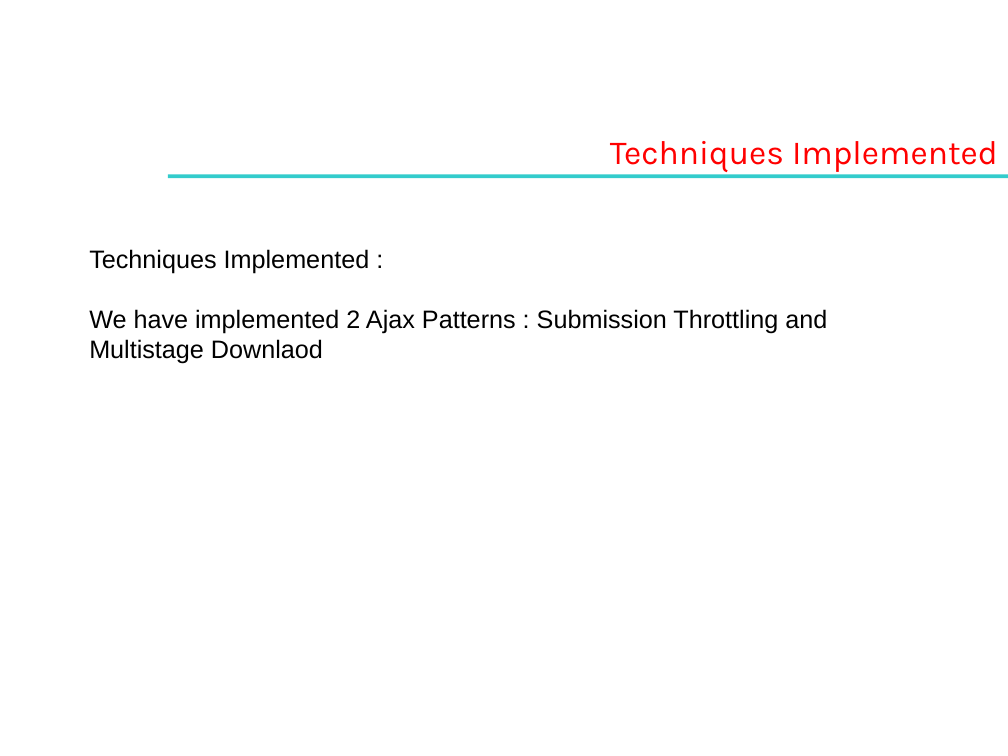
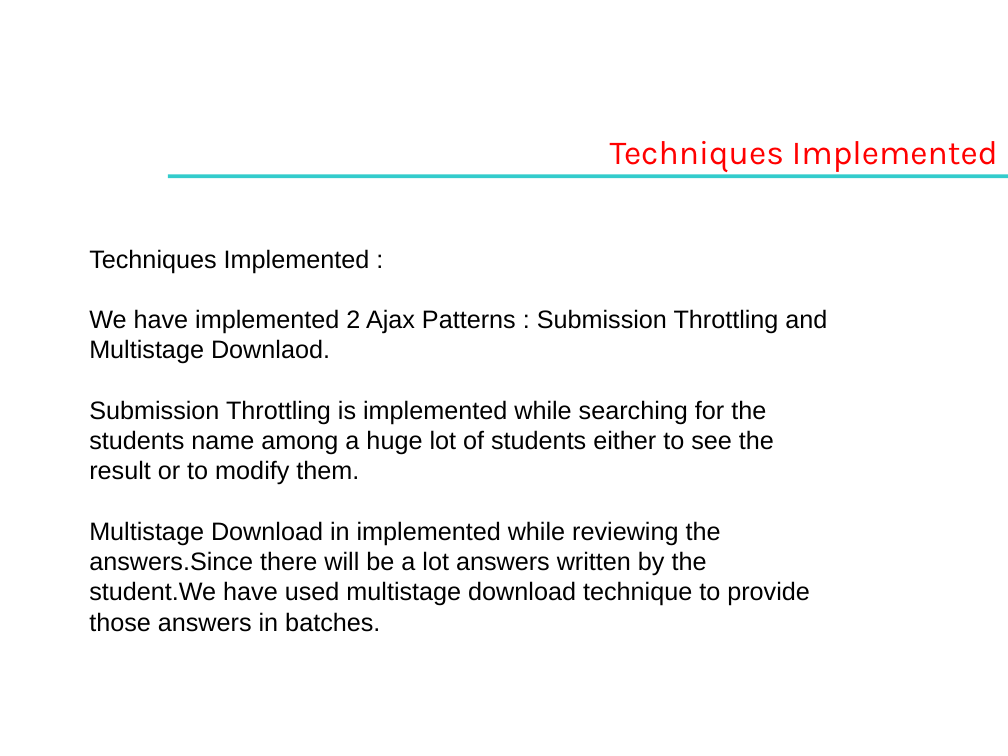
Before and after one commit to rananth99/Automatic-Answer-Evaluation-Website, a slide deck: slide 4 of WT-II Lab Project Template.pptx. Drawn at 1008x756 pixels with LibreOffice and Linux fonts; fonts in the diff are those of the drawing; background and template pictures are left out. Boxes give left, top, right and bottom in pixels: in the first picture for what was removed or moved away, otherwise in the second. Text is boxed around its words. In the diff, an @@ line names an element or a change of style, - is before the commit and + after.

```diff
--- a/WT-II Lab Project Template.pptx
+++ b/WT-II Lab Project Template.pptx
@@ text at bbox=[89, 309, 827, 632]: text changed @@
-We have implemented 2 Ajax Patterns : Submission Throttling and Multistage Downlaod
+We have implemented 2 Ajax Patterns : Submission Throttling and Multistage Downlaod.
+Submission Throttling is implemented while searching for the students name among a huge lot of students either to see the result or to modify them.
+Multistage Download in implemented while reviewing the answers.Since there will be a lot answers written by the student.We have used multistage download technique to provide those answers in batches.
```
Also in this commit, not shown: 3 other slides changed, 19 other files.
